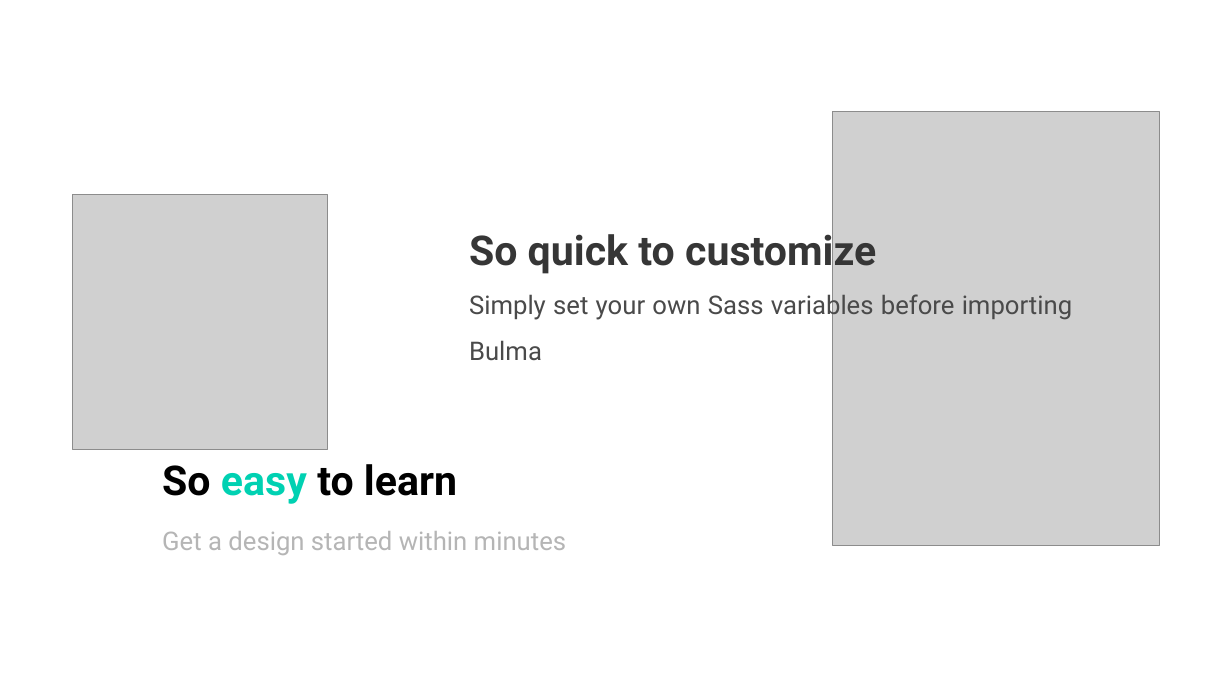
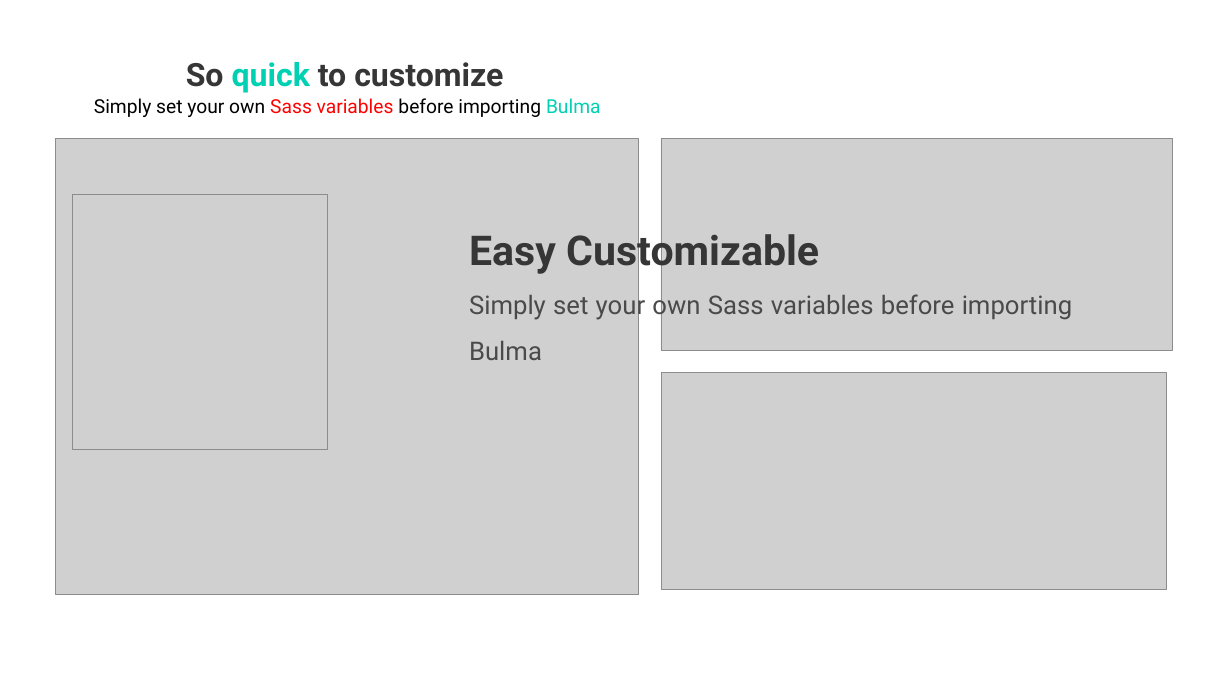
Before and after one commit to myprojectsfile/Learning-Bulma-Course, a slide deck: slide 10 of Course Materials/01- Introduction/01_04 - An Overview of Bulma Framework.pptx. Drawn at 1232x693 pixels with LibreOffice and Linux fonts; fonts in the diff are those of the drawing; grey boxes stand for pictures. Boxes give left, top, right and bottom in pixels: in the first picture for what was removed or moved away, otherwise in the second. Text is boxed around its words. In the diff, an @@ line names an element or a change of style, - is before the commit and + after.

Commit message:
Contiue more on Bulma Overview Presentation

```diff
--- a/Course Materials/01- Introduction/01_04 - An Overview of Bulma Framework.pptx
+++ b/Course Materials/01- Introduction/01_04 - An Overview of Bulma Framework.pptx
@@ text added at <box>186,62,503,93</box>, 25 pt, text #363636, bold @@
+So quick to customize
@@ text added at <box>94,98,601,117</box>, 15 pt, text #000000 @@
+Simply set your own Sass variables before importing Bulma
@@ picture removed at <box>832,111,1159,545</box> @@
@@ picture added at <box>55,139,639,594</box> @@
@@ picture added at <box>661,139,1172,350</box> @@
@@ text at <box>469,227,819,275</box>: text changed @@
-So quick to customize
+Easy Customizable
@@ picture added at <box>661,372,1166,590</box> @@
@@ text removed at <box>162,464,566,555</box> @@
-So easy to learn
-Get a design started within minutes
```
Also in this commit, not shown: 2 slides removed.
